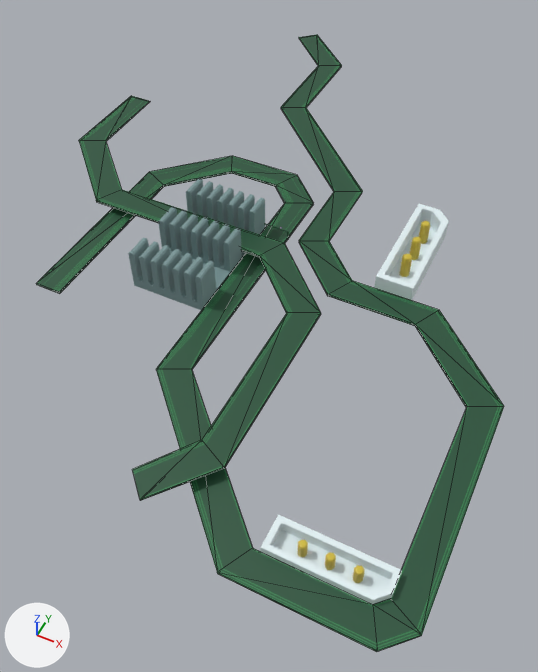
The OBJ model assets/walls.obj, before and after one commit.
The view is the same before and after, from a camera (50 mm lens) standing at (286.0, -482.0, 438.0) and looking at (84.0, -79.0, -65.0). The lights are fixed; the arrows at lower left show +X, +Y and +Z. The older version comes first. Mesh edges are drawn as thin lines on the coarser meshes. Where no turn or scale is listed for an object, it has been applied to the vertices.

Names of what the first picture shows: 'Track', 'heatsinks', 'plug', 'plug.001' and 1 more.
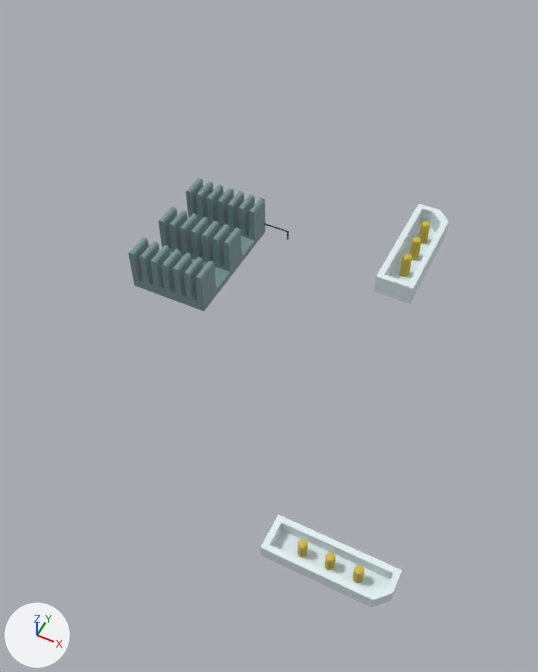
What differs and where, as boxes [x1, y1, x2, y2] in the pictures (538 x 672 px):
'Track', deleted (green): before [36, 34, 504, 652]

Diff of the bpy script that builds the scene:
```diff
--- a/assets/walls.obj.py
+++ b/assets/walls.obj.py
@@ ob_track @@
-ob_track = bpy.data.objects.new('Track', me_track)
-ob_track.location = (0.0, 0.0, 0.0)
```
